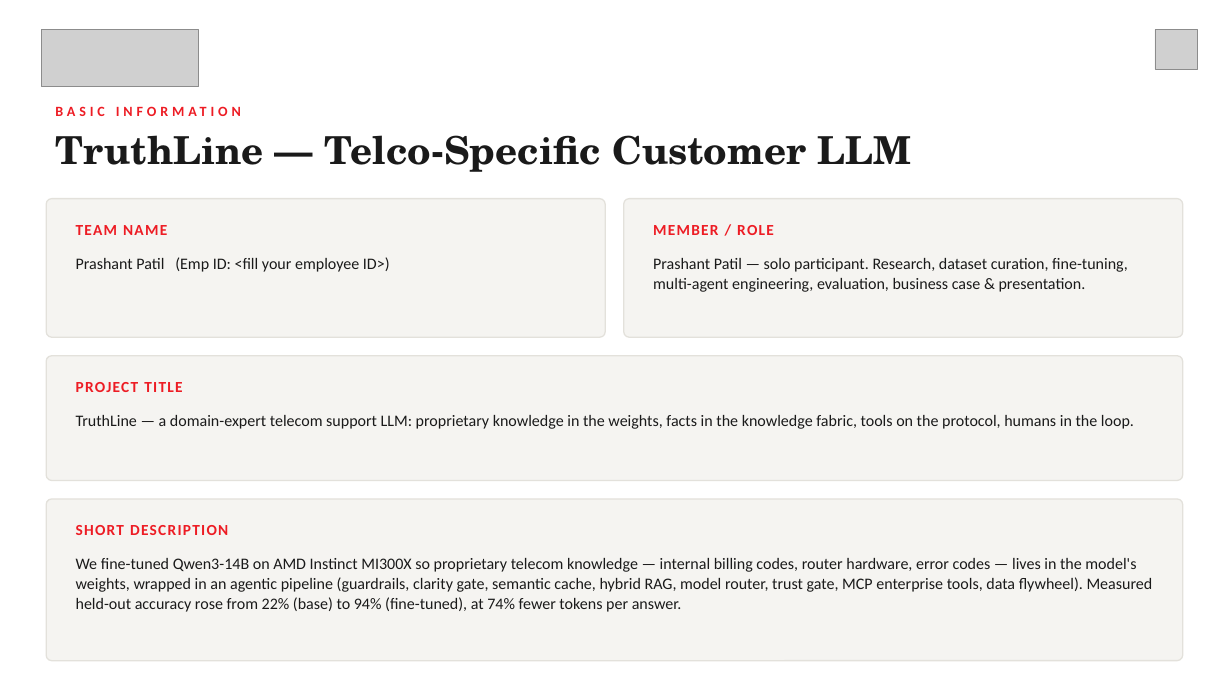
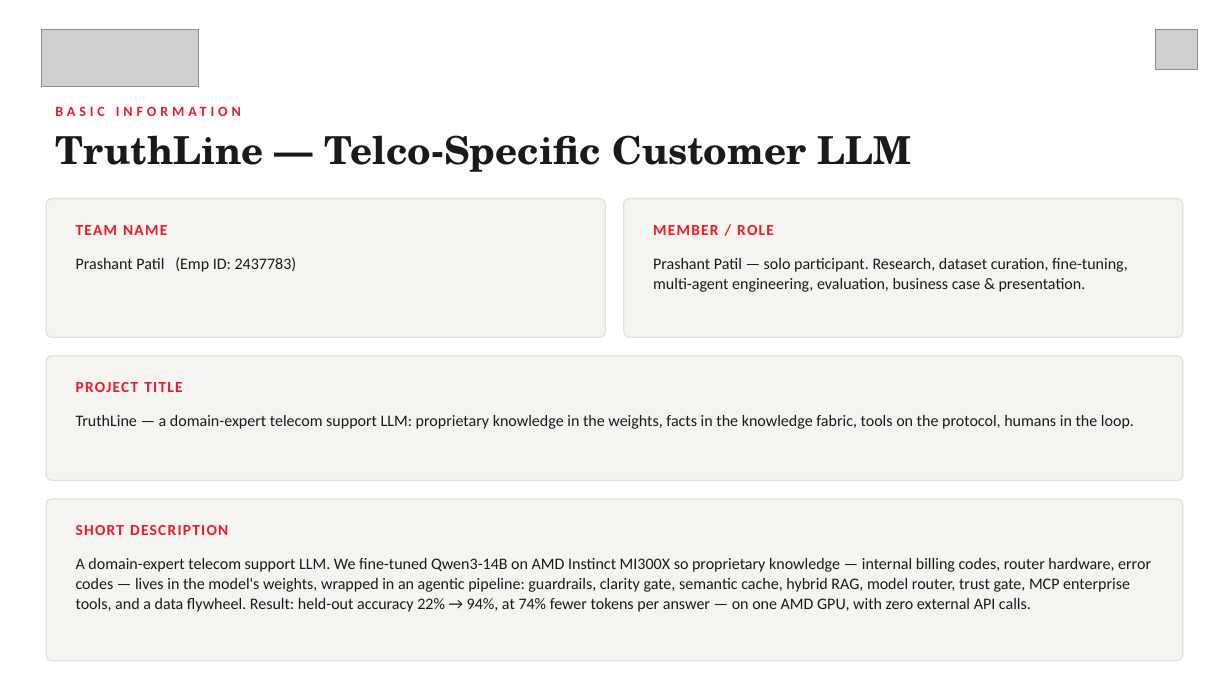
Before and after one commit to Prash8830/amd, a slide deck: slide 2 of submission/TCS_AMD_AI_Hackathon_Submission_TruthLine.pptx. Drawn at 1232x693 pixels with LibreOffice and Linux fonts; fonts in the diff are those of the drawing; grey boxes stand for pictures. Boxes give left, top, right and bottom in pixels: in the first picture for what was removed or moved away, otherwise in the second. Text is boxed around its words. In the diff, an @@ line names an element or a change of style, - is before the commit and + after.

```diff
--- a/submission/TCS_AMD_AI_Hackathon_Submission_TruthLine.pptx
+++ b/submission/TCS_AMD_AI_Hackathon_Submission_TruthLine.pptx
@@ text at [76,257,297,272]: text changed @@
-Prashant Patil (Emp ID: <fill your employee ID>)
+Prashant Patil (Emp ID: 2437783)
@@ text at [76,558,1151,612]: text changed @@
-We fine-tuned Qwen3-14B on AMD Instinct MI300X so proprietary telecom knowledge — internal billing codes, router hardware, error codes — lives in the model's weights, wrapped in an agentic pipeline (guardrails, clarity gate, semantic cache, hybrid RAG, model router, trust gate, MCP enterprise tools, data flywheel). Measured held-out accuracy rose from 22% (base) to 94% (fine-tuned), at 74% fewer tokens per answer.
+A domain-expert telecom support LLM. We fine-tuned Qwen3-14B on AMD Instinct MI300X so proprietary knowledge — internal billing codes, router hardware, error codes — lives in the model's weights, wrapped in an agentic pipeline: guardrails, clarity gate, semantic cache, hybrid RAG, model router, trust gate, MCP enterprise tools, and a data flywheel. Result: held-out accuracy 22% → 94%, at 74% fewer tokens per answer — on one AMD GPU, with zero external API calls.
```
Also in this commit, not shown: 4 other slides changed, 1 other file.
